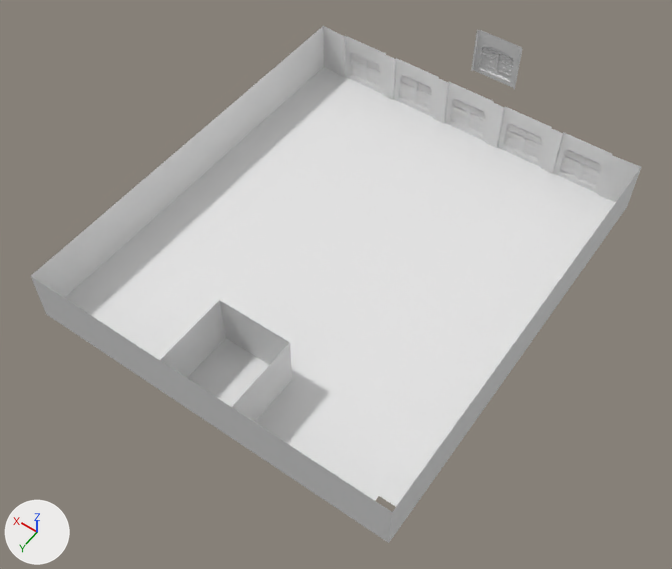
Before and after pictures for a commit that changed the Blender file Blends/level-1-depository.blend.
Both versions are drawn from a 50 mm camera at (-17.1, 25.2, 36.7) aimed at (0.0, 1.2, -0.9). Every picture has the same lights, and +X, +Y and +Z are marked at lower left. Materials are left out; every surface is plain grey.

Names of what the first picture shows: 'level-1-depository', 'level-1-depository.001'.
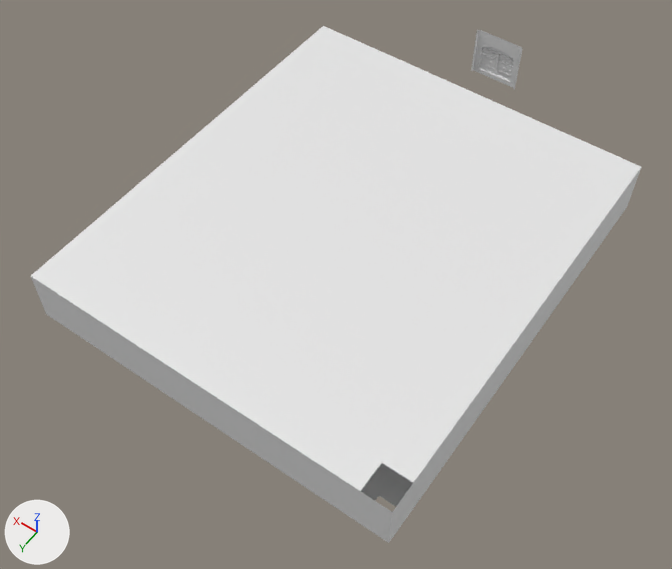
Location of each change, [x1, y1, x2, y2] in pixels of the pictures (672 x 569 px):
'level-1-depository', reshaped (11% wider, 17% taller)
    before: [65, 67, 616, 507]
    after: [31, 26, 641, 543]
'level-1-depository.001', deleted
    before: [31, 26, 641, 543]
part 1 of me_level_1_depository, added
    after: [31, 26, 641, 491]
part 2 of me_level_1_depository, added
    after: [31, 168, 641, 543]
'level-1-depository.002', unchanged, uncovered by the edit
    after: [471, 30, 522, 90]

Patch to the scene script:
```diff
--- a/Blends/level-1-depository.blend.py
+++ b/Blends/level-1-depository.blend.py
@@ me_level_1_depository @@
 # used by ob_level_1_depository; location = (0.0, 0.0, 0.0)
-me_level_1_depository.from_pydata(...)  # 16 vertices, 6 faces; spans x -10.0..10.0, y -11.5..11.5, z 0.0..3.0
+me_level_1_depository.from_pydata(...)  # 2231 vertices, 2188 faces; spans x -10.0..10.0, y -11.8..11.5, z 0.0..3.0
+# me_level_1_depository part 1: the loose piece of 8 vertices spanning x -10.0..10.0, y -11.5..11.5, z 0.0 is copied, and the copy is moved by (0.0, 0.0, 3.0); it spans x -10.0..10.0, y -11.5..11.5, z 3.0
+# me_level_1_depository part 2: 2135 vertices added at x -10.0..10.0, y -11.8..11.5, z 0.0..3.0
@@ ob_level_1_depository_001 @@
-ob_level_1_depository_001 = bpy.data.objects.new('level-1-depository.001', me_level_1_depository_001)
-ob_level_1_depository_001.location = (0.0, 0.0, 0.0)
-_m = ob_level_1_depository_001.modifiers.new('EdgeSplit', 'EDGE_SPLIT')
-_m.use_edge_angle = False
```
